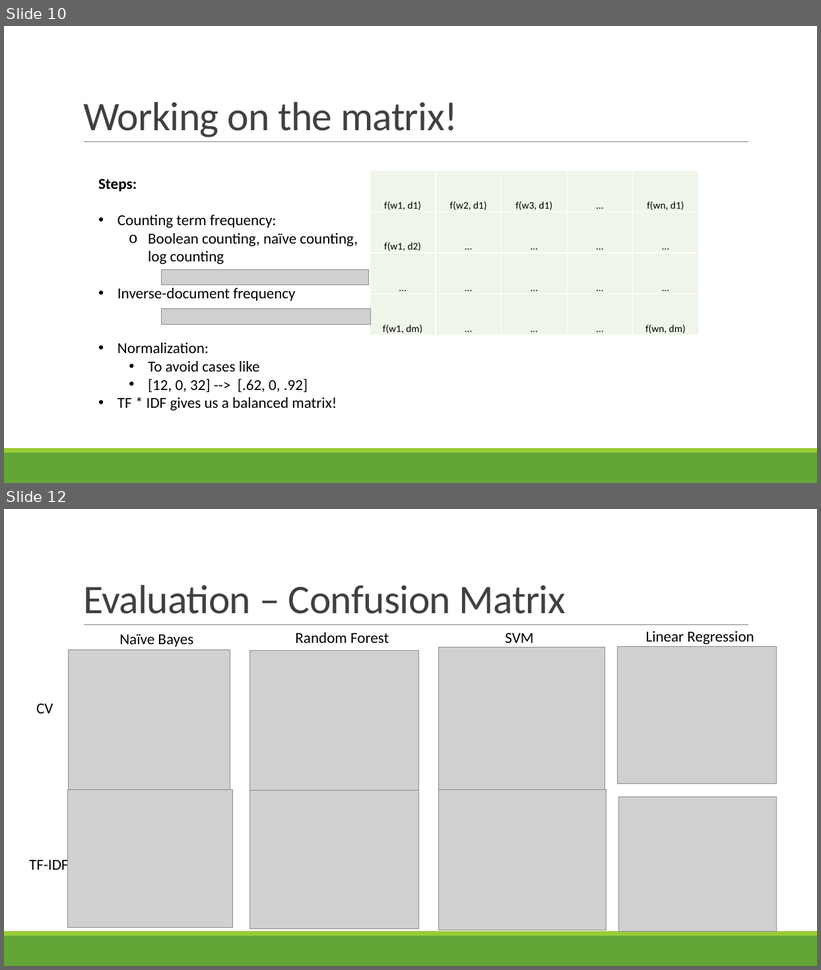
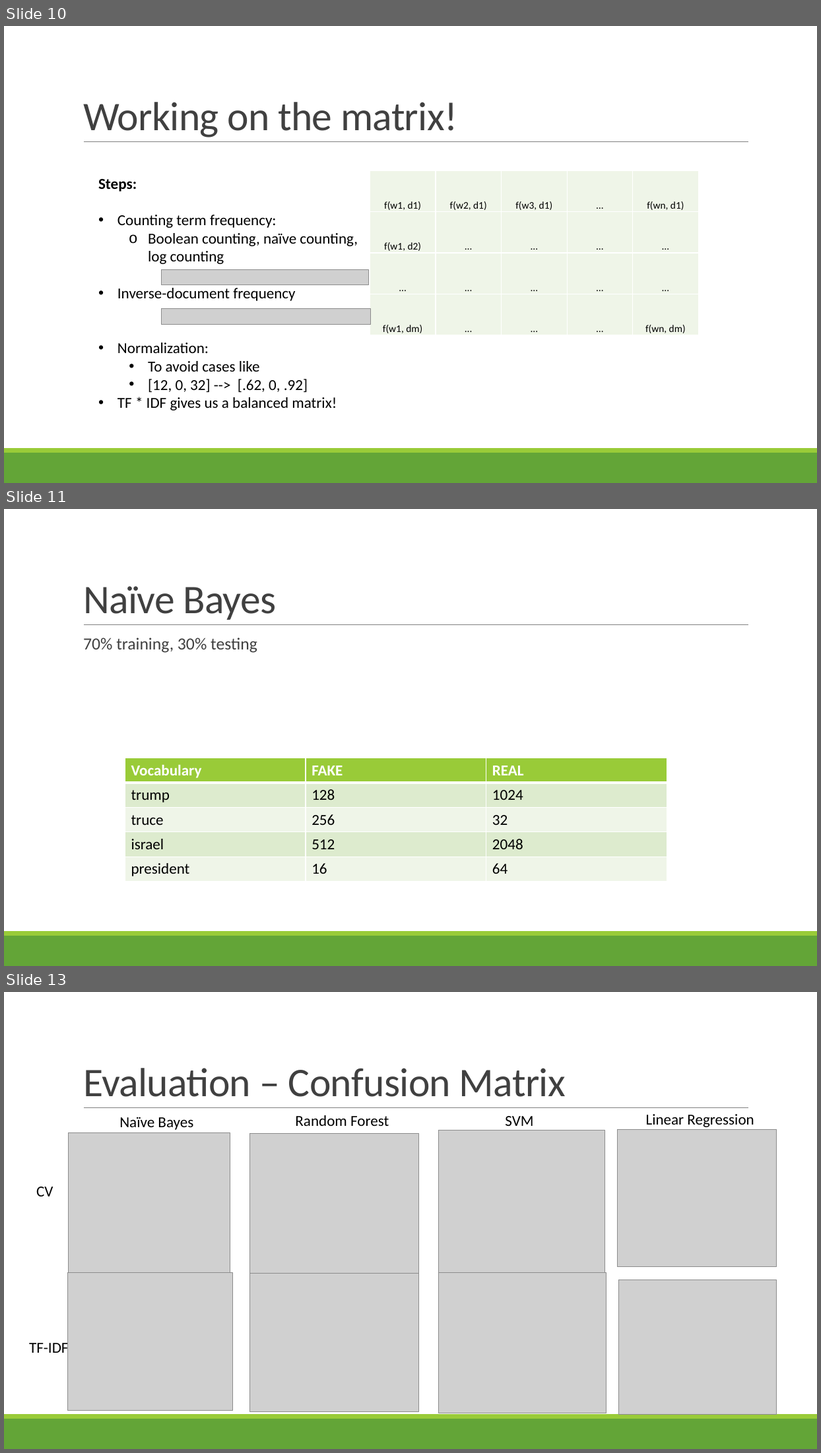
Before and after one commit to LinghanX/Project_Veritas, a slide deck: presentations/FakeNews_Final.pptx. Shown one above the other, each under a label of ours: slides 10 and 12 before the commit, slides 10, 11 and 13 after it; the slides between them are not shown. The pictures are 821x970 and 821x1453 pixels, drawn with LibreOffice and Linux fonts; fonts in the diff are those of the drawing; grey boxes stand for pictures. Boxes give left, top, right and bottom in pixels: in the first picture for what was removed or moved away, otherwise in the second. Text is boxed around its words. In the diff, an @@ line names an element or a change of style, - is before the commit and + after.

```diff
--- a/presentations/FakeNews_Final.pptx
+++ b/presentations/FakeNews_Final.pptx
@@ slide 11 added at (4,509,817,966), background #FFFFFF; not listed: 3 template elements that a slide beside it also shows @@
@@ title added at (83,586,276,620), 48 pt, text #404040 @@
+Naïve Bayes
@@ text added at (83,638,257,653), 20 pt, text #404040 @@
+  70% training, 30% testing
@@ table added at (125,758,667,883), 5 rows, 3 columns @@
+Vocabulary | FAKE | REAL
+trump | 128 | 1024
+truce | 256 | 32
+israel | 512 | 2048
+president | 16 | 64
@@ what was slide 12 is now slide 13 @@
```
Also in this commit, not shown: 1 slide changed.
